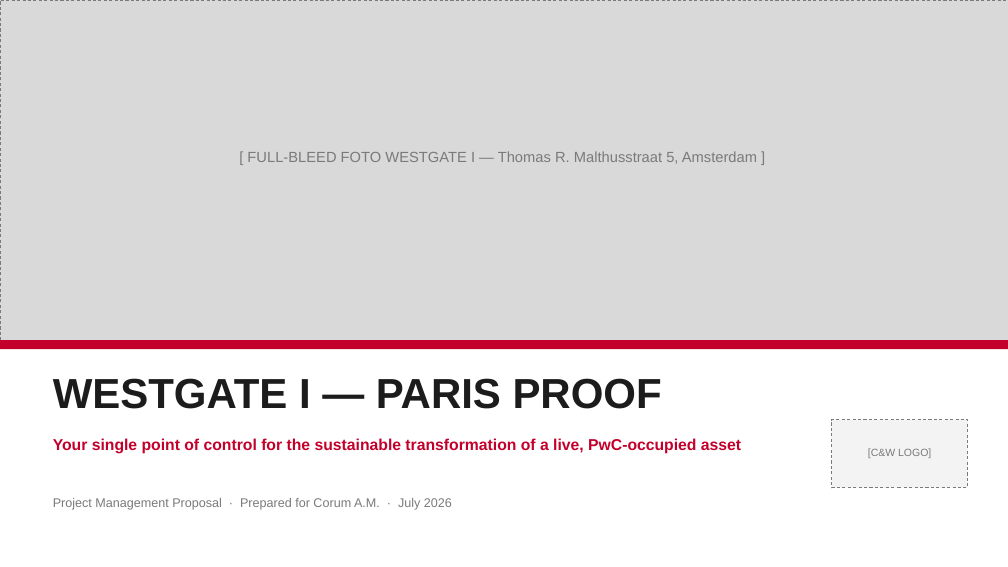
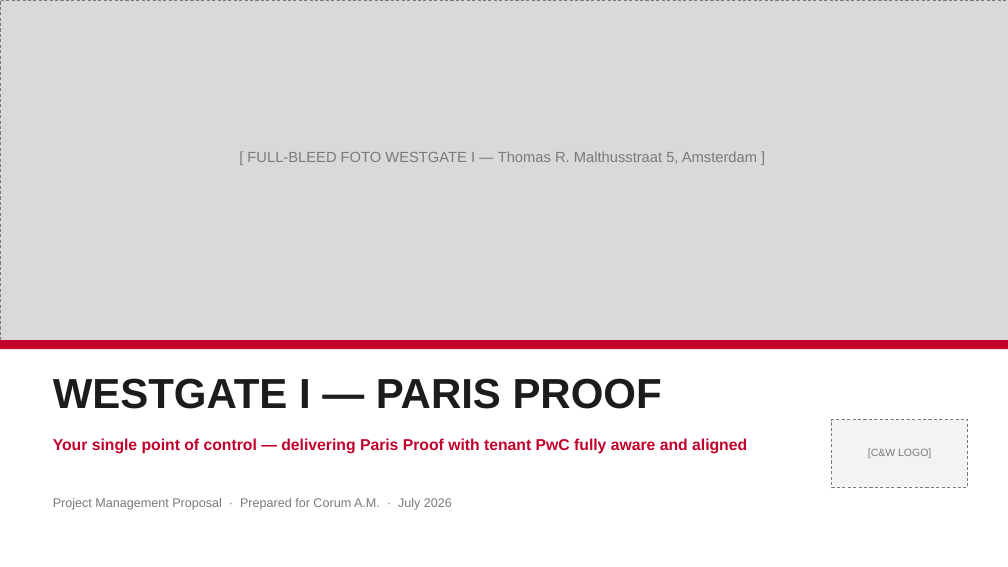
Before and after one commit to sjbezemer-cmyk/Solid-Base, a slide deck: slide 1 of corum-pitch/Corum-Westgate-I-Pitch-Wireframe.pptx. Drawn at 1008x567 pixels with LibreOffice and Linux fonts; fonts in the diff are those of the drawing. Boxes give left, top, right and bottom in pixels: in the first picture for what was removed or moved away, otherwise in the second. Text is boxed around its words. In the diff, an @@ line names an element or a change of style, - is before the commit and + after.

```diff
--- a/corum-pitch/Corum-Westgate-I-Pitch-Wireframe.pptx
+++ b/corum-pitch/Corum-Westgate-I-Pitch-Wireframe.pptx
@@ text at <box>53,438,747,454</box>: text changed @@
-Your single point of control for the sustainable transformation of a live, PwC-occupied asset
+Your single point of control — delivering Paris Proof with tenant PwC fully aware and aligned
```
Also in this commit, not shown: 4 other slides changed, 3 other files.
